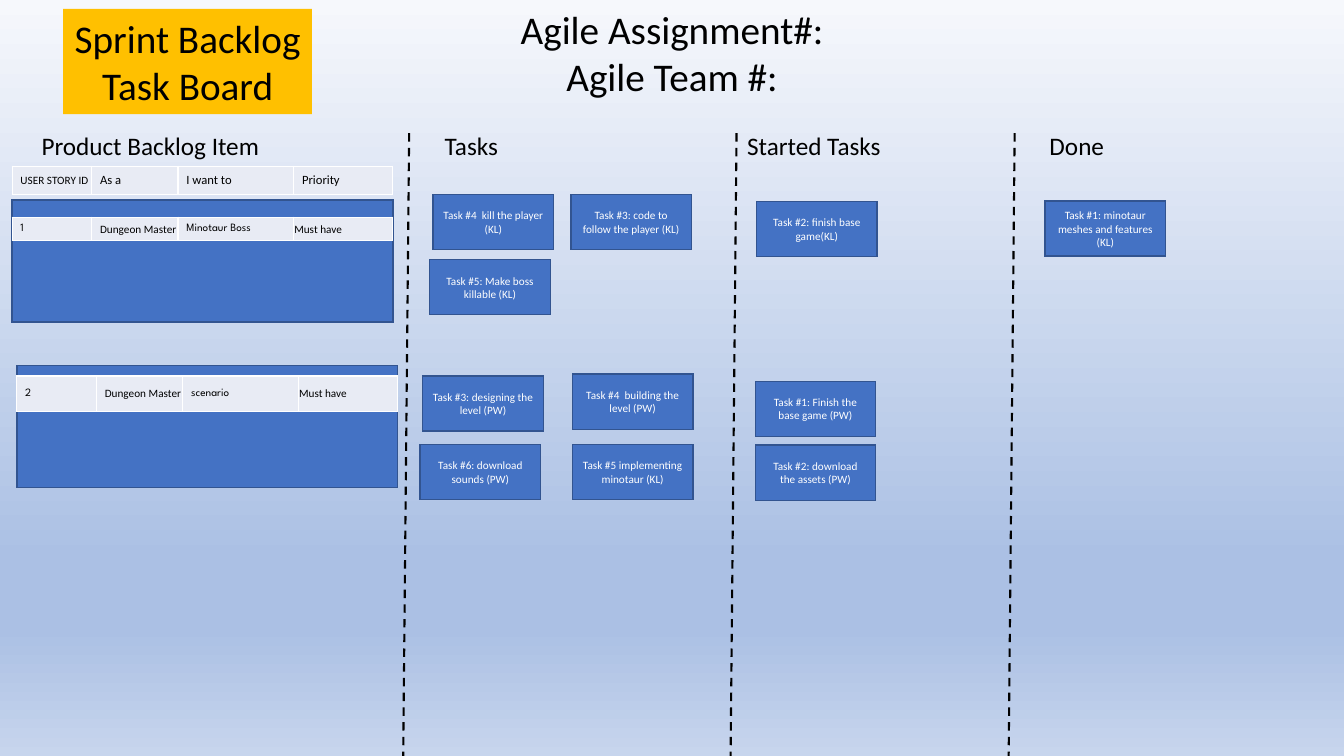
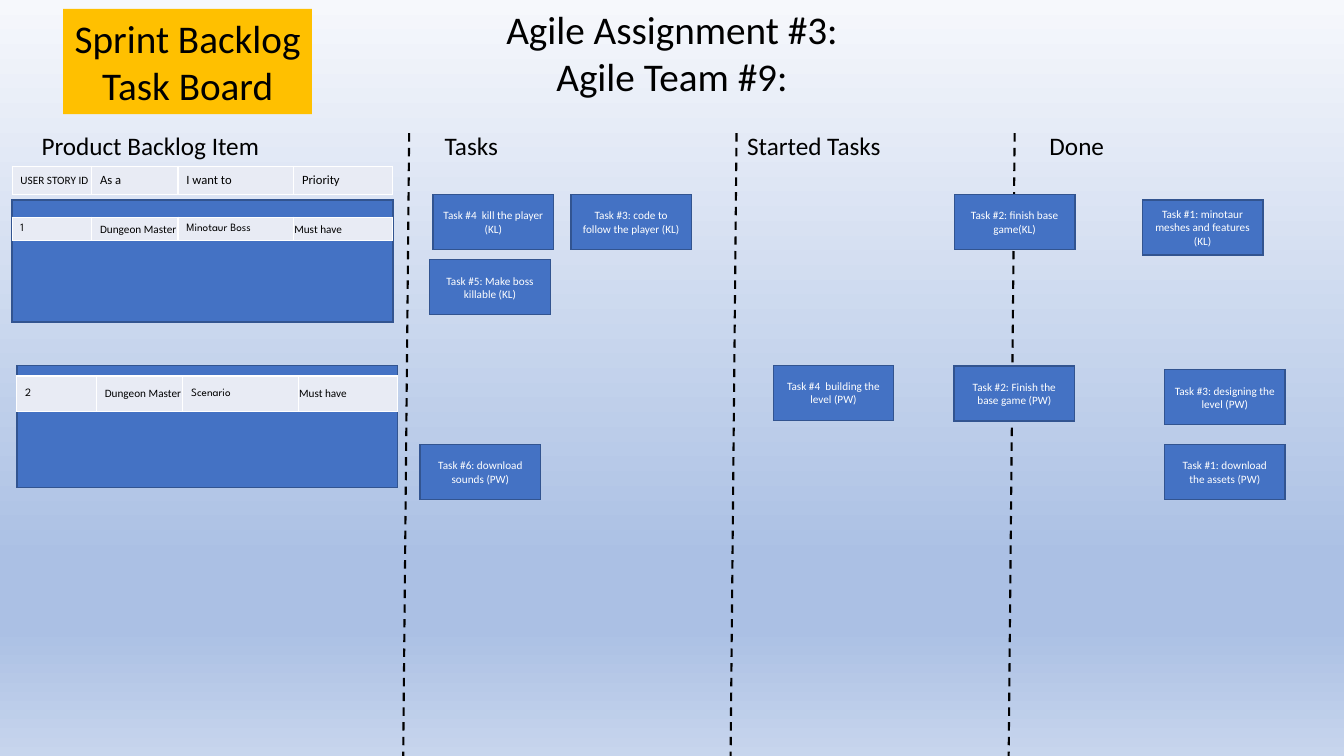
Before and after one commit to seanamassa/ToonTank, a slide deck: slide 1 of sprint_task_board_toontank.pptx. Drawn at 1344x756 pixels with LibreOffice and Linux fonts; fonts in the diff are those of the drawing. Boxes give left, top, right and bottom in pixels: in the first picture for what was removed or moved away, otherwise in the second. Text is boxed around its words. In the diff, an @@ line names an element or a change of style, - is before the commit and + after.

```diff
--- a/sprint_task_board_toontank.pptx
+++ b/sprint_task_board_toontank.pptx
@@ text at [506, 16, 838, 98]: text changed @@
-Agile Assignment#:
-Agile Team #:
+Agile Assignment #3:
+Agile Team #9:
@@ rectangle "Task #2: finish base game(KL)": place and size @@
-rectangle "Task #2: finish base game(KL)" at [757, 202, 878, 257]
+rectangle "Task #2: finish base game(KL)" at [955, 195, 1076, 250]
@@ rectangle "Task #1: minotaur meshes and ...": place and size @@
-rectangle "Task #1: minotaur meshes and ..." at [1046, 202, 1167, 257]
+rectangle "Task #1: minotaur meshes and ..." at [1142, 200, 1263, 255]
@@ table at [17, 376, 398, 411] @@
-row 1, column 3: scenario
+row 1, column 3: Scenario
@@ rectangle "Task #4 building the level ...": place and size @@
-rectangle "Task #4 building the level ..." at [573, 374, 694, 430]
+rectangle "Task #4 building the level ..." at [773, 365, 894, 420]
@@ rectangle "Task #2: Finish the base ...": place and size @@
-rectangle "Task #2: Finish the base ..." at [755, 381, 876, 437]
+rectangle "Task #2: Finish the base ..." at [955, 366, 1076, 421]
@@ text in rectangle at [973, 383, 1056, 406]: text changed @@
-Task #1: Finish the base game (PW)
+Task #2: Finish the base game (PW)
@@ rectangle "Task #3: designing the level ...": place and size @@
-rectangle "Task #3: designing the level ..." at [422, 376, 543, 432]
+rectangle "Task #3: designing the level ..." at [1165, 370, 1286, 425]
@@ rectangle removed at [573, 445, 694, 500] @@
-Task #5 implementing minotaur (KL)
@@ rectangle "Task #1: download the assets ...": place and size @@
-rectangle "Task #1: download the assets ..." at [755, 446, 876, 501]
+rectangle "Task #1: download the assets ..." at [1165, 445, 1286, 500]
@@ text in rectangle at [1183, 461, 1266, 485]: text changed @@
-Task #2: download the assets (PW)
+Task #1: download the assets (PW)
```
Also in this commit, not shown: 1 other slide changed.
